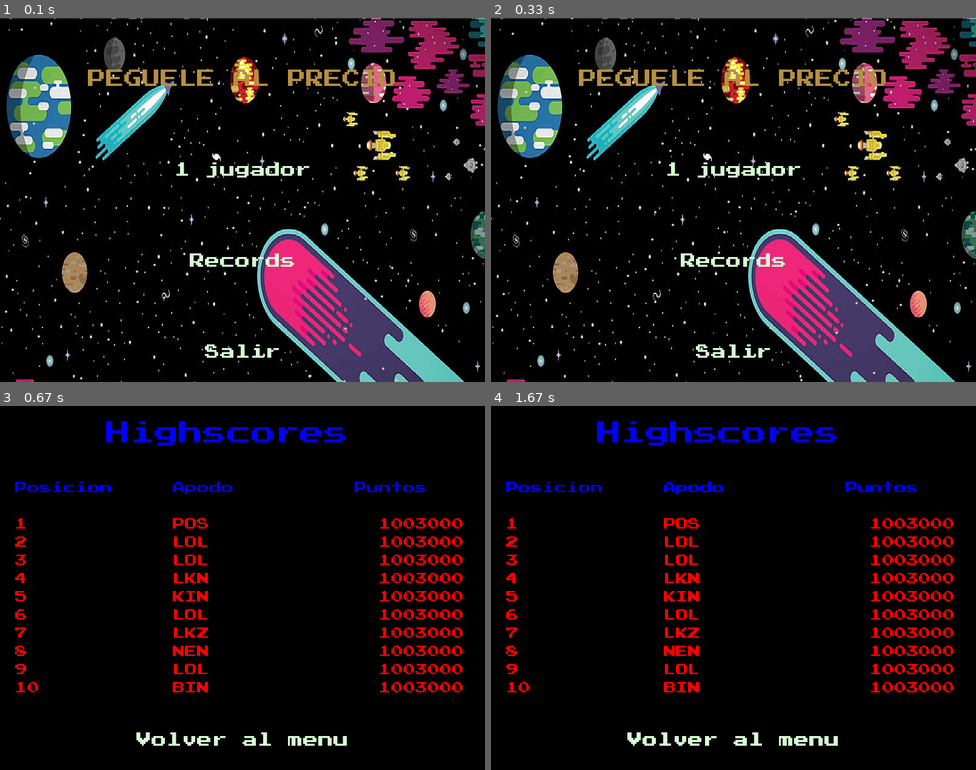
Above: before the commit, frames 1-4 (two rows, left to right).
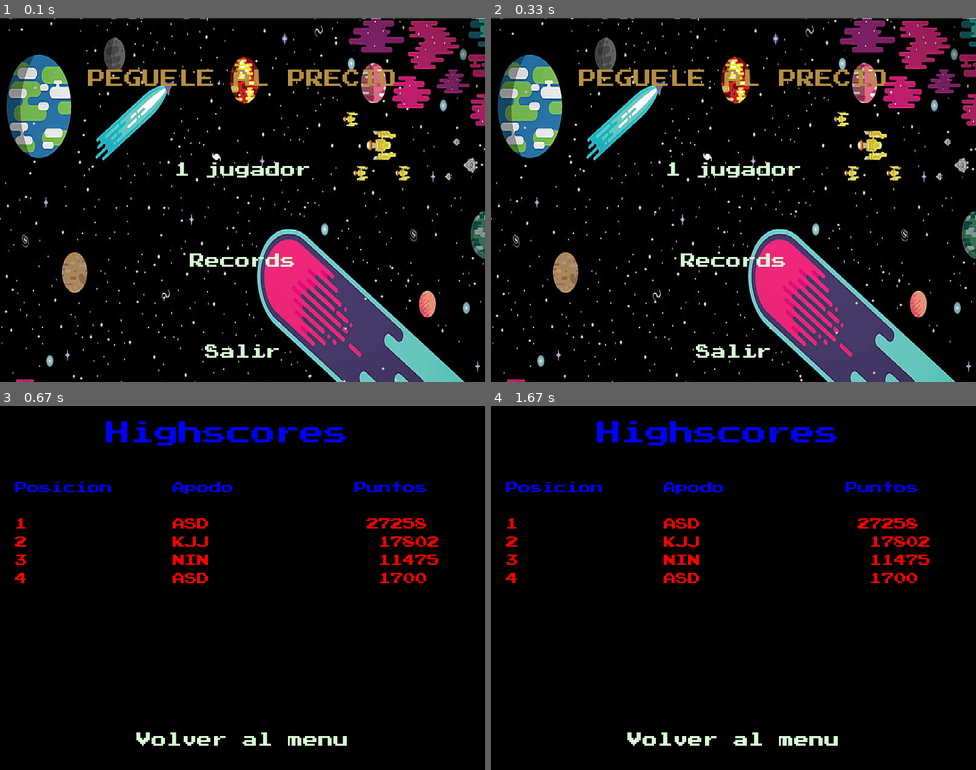
Above: after the commit, the same moments.

Repository: Pungsis/pygame-Cabrera-Porsia
Game: pygame game, started from principal.py
Same seed, same stepped clock (60 frames per second), same inputs: the game is played once before the commit and once after it.
Inputs:
- Up to frame 1 (0.1 s): no input
- Up to frame 2 (0.33 s): no input
- Up to frame 3 (0.67 s): click "Records" at 0.38 s
- Up to frame 4 (1.67 s): tap Enter at 0.67 s; hold W 1-1.47 s; hold A from 1.5 s (still down)

Frames 1-2 are identical in both runs. In frame 3, 3.6% of the frame differs, in the area x 3-96%, y 30-79%; in frame 4, 3.6%.

Commit message:
Version 2.01

Diff:
--- a/configuracion.py
+++ b/configuracion.py
@@ -1,3 +1,5 @@
+import pygame, os
+
 MINIMO = 40
 TAMANNO_LETRA = 30
 TAMANNO_LETRA_GRANDE = 80
@@ -15,3 +17,19 @@
 ESPACIO = 50
 IMAGEN_PRODUCTO_WIDTH = 50
 IMAGEN_PRODUCTO_HEIGHT = 50
+
+DISPARO_IMPACTO = pygame.USEREVENT + 2
+IMAGEN_PRODUCTO_WIDTH = 50
+IMAGEN_PRODUCTO_HEIGHT = 50
+
+VELOCIDAD_NAVE = 5
+VELOCIDAD_DISPARO = 5
+MAXIMOS_DISPAROS = 3
+
+BACKGROUND = pygame.image.load(os.path.join("assets", "background.png"))
+BACKGROUND_MENU = pygame.image.load(os.path.join("assets", "background2.jpg"))
+BACKGROUND_MENU_TRANSFORMADA = pygame.transform.scale(BACKGROUND_MENU, (800, 800))
+NAVE_ESPACIAL_IMAGEN = pygame.image.load(os.path.join("assets", "spaceship_red.png"))
+NAVE_ESPACIAL_WIDTH = 100
+NAVE_ESPACIAL_HEIGHT = 95
+NAVE_ESPACIAL = pygame.transform.rotate(pygame.transform.scale(NAVE_ESPACIAL_IMAGEN, (NAVE_ESPACIAL_WIDTH, NAVE_ESPACIAL_HEIGHT)), 90)
--- a/datosRecords.txt
+++ b/datosRecords.txt
@@ -1,70 +1,4 @@
-1938,WOS
-9282,PAS
-9232,PDS
-9282,PER
-9713,PER
-2000,BAN
-2000,POA
-112716,POR
-202532,POR
-11360,PNZ
-7212,SDZ
-2055,ASD
-39456,PER
-16565,PER
-4783,POR
-27106,KKJ
-8386,PNP
-4904,POR
-0,JES
-0,KSD
-2439,JSD
-14591,POR
-35224,IER
-4783,POS
-1000,ASD
-1232,ASD
-1232,ASD
-1232,ASD
-1232,ASD
-1232,ASD
-1232,ASD
-1232,ASD
-1232,ASD
-1232,ASD
-100000,JIK
-9714,HIL
-9714,ASD
-9714,ASD
-30000,ASD
-30000,ASD
-30000,ASD
-30000,PER
-30000,ASD
-30000,ASD
-30000,ASD
-30000,GON
-30020,GON
-30020,ASD
-2,ION
-30928,ASD
-30928,POR
-30928,POR
-2,SDA
-3603,LOL
-34718,PON
-1003000,POS
-1003000,LOL
-1003000,LOL
-1003000,LKN
-1003000,KIN
-1003000,LOL
-1003000,LKZ
-1003000,NEN
-1003000,LOL
-37077,WOS
-1003000,BIN
-20331,EPN
-19900,POR
-18194,SSZ
-2870,ASD
+17802,KJJ
+11475,NIN
+1700,ASD
+27258,ASD
--- a/extras.py
+++ b/extras.py
@@ -2,7 +2,6 @@
 import pygame, os
 from pygame.locals import *
 from configuracion import *
-
 
 
 
@@ -65,3 +64,64 @@
     screen.blit(ren3, (10, 10))
     screen.blit(ren4, (300, 10))
     screen.blit(ren5, (600, 40))
+
+def pintarRecords(screen, font, font2, apodo):
+    apodo = apodo.split(" ")[0:-1]
+    apodo = "".join(apodo)
+    print(apodo)
+    screen.fill((0, 0, 0))
+    texto =  font.render("Highscores", True, (0, 0, 255))
+    screen.blit(texto, [175, 25])
+    texto =  font2.render("Posicion     Apodo          Puntos", True, (0, 0, 255))
+    screen.blit(texto, [25, 125])
+    archivo_records = open("./records.txt")
+    y = 30
+    for linea in archivo_records:
+            linea = linea[0:-1]
+            if linea.find(apodo) >= 0:
+                texto = font2.render(linea, True, (255, 200, 23))
+                y+= 30
+                screen.blit(texto, [25, 125 + y])
+            else:
+                texto = font2.render(linea, True, (255, 0, 0))
+                y+= 30
+                screen.blit(texto, [25, 125 + y])
+
+    archivo_records.close()
+
+def dibujar_rect_productos():
+    lista_rect = []
+    y2 = 75
+    for i in range(0,7):
+        rect = pygame.Rect(600, y2, IMAGEN_PRODUCTO_WIDTH,IMAGEN_PRODUCTO_HEIGHT)
+        lista_rect.append(rect)
+        y2 += 75
+    return lista_rect
+
+
+def dibujar_disparos(screen, disparos):
+    for disparo in disparos:
+        pygame.draw.rect(screen, (255,0,0), disparo)
+
+def get_font(size):
+    return pygame.font.Font("assets/font.ttf", size)
+
+def dibujar_nave(screen, rect):
+    screen.blit(NAVE_ESPACIAL, (rect.x, rect.y))
+
+def manejar_movimiento_nave(tecla_presionada , rectangulo):
+    if tecla_presionada[pygame.K_w] and rectangulo.y - VELOCIDAD_NAVE >= 100 and rectangulo.y - VELOCIDAD_NAVE <= 550: # Arriba
+        rectangulo.y -= VELOCIDAD_NAVE
+
+    if tecla_presionada[pygame.K_s] and rectangulo.y - VELOCIDAD_NAVE >= 0 and rectangulo.y - VELOCIDAD_NAVE <= 500: # Abajo
+        rectangulo.y += VELOCIDAD_NAVE
+
+
+def manejar_disparos(lista_disparos, rectangulo):
+    for disparo in lista_disparos:
+        disparo.x += VELOCIDAD_DISPARO
+        if rectangulo.colliderect(disparo):
+            pygame.event.post(pygame.event.Event(DISPARO_IMPACTO, rect=rectangulo.y))
+            lista_disparos.remove(disparo)
+        if disparo.x > ANCHO:
+            lista_disparos.remove(disparo)
--- a/funcionesVACIAS.py
+++ b/funcionesVACIAS.py
@@ -18,8 +18,8 @@
     archivo.close()
     return lista
 
-
-# def lectura2():
+# Funcion de prueba
+# def lectura():
 #     return [["Arroz", 1001, 1037],
 #             ["Yerba mate", 4546, 4904],
 #             ["Televisor Smart", 2055, 2439],
@@ -36,10 +36,8 @@
 #             ["Microondas", 4254, 4624]]
 
 
-#De la lista de productos elige uno al azar y devuelve una lista de 3 elementos, el primero el nombre del producto, el segundo si es economico
-#o premium y el tercero el precio.
+
 def buscar_producto(lista_productos):
-    # producto = ["Silla de oficina", "(premium)", 4391]
     producto_azar = lista_productos[random.randint(0, len(lista_productos) - 1)]
     index = random.randint(1,2)
     precio = producto_azar[index]
@@ -50,7 +48,6 @@
 
 
 
-#Elige el producto. Debe tener al menos dos productos con un valor similar
 def dameProducto(lista_productos, margen):
     busqueda = []
     while len(busqueda) < 2:
@@ -67,19 +64,14 @@
 #Devuelve True si existe el precio recibido como parametro aparece al menos 2 veces. Debe considerar el Margen.
 def esUnPrecioValido(precio, lista_productos, margen):
     busqueda = list(filter(lambda x: abs(precio - x[2]) < margen or precio == x[1], lista_productos))
-    return len(busqueda) >= 3
+    return len(busqueda) >= 2
 
 
-# Busca el precio del producto_principal y el precio del producto_candidato, si son iguales o dentro
-# del margen, entonces es valido y suma a la canasta el valor del producto. No suma si eligió directamente
-#el producto
-def procesar(producto_principal, producto_candidato, margen):
-    precio_principal = producto_principal[2]
-    precio_candidato = producto_candidato[2]
-    if precio_principal == precio_candidato or abs(precio_principal - precio_candidato) < margen:
-        return producto_principal[2]
-    else:
-        return 0
+
+def procesar(producto_elegido):
+    precio_elegido = producto_elegido[2]
+    return precio_elegido
+
 
 
 
--- a/principal.py
+++ b/principal.py
@@ -17,56 +17,8 @@
 # Preparar la ventana
 screen = pygame.display.set_mode((ANCHO, ALTO))
 pygame.display.set_caption("Peguele al precio")
-BACKGROUND = pygame.image.load(os.path.join("assets", "background.png")).convert()
-BACKGROUND_MENU = pygame.image.load(os.path.join("assets", "background2.jpg")).convert()
-BACKGROUND_MENU_TRANSFORMADA = pygame.transform.scale(BACKGROUND_MENU, (800, 800))
-NAVE_ESPACIAL_IMAGEN = pygame.image.load(os.path.join("assets", "spaceship_red.png"))
-NAVE_ESPACIAL_WIDTH = 100
-NAVE_ESPACIAL_HEIGHT = 95
-NAVE_ESPACIAL = pygame.transform.rotate(pygame.transform.scale(NAVE_ESPACIAL_IMAGEN, (NAVE_ESPACIAL_WIDTH, NAVE_ESPACIAL_HEIGHT)), 90)
-VELOCIDAD_NAVE = 5
-VELOCIDAD_DISPARO = 5
-MAXIMOS_DISPAROS = 3
+
 disparos = []
-DISPARO_IMPACTO = pygame.USEREVENT + 2
-IMAGEN_PRODUCTO_WIDTH = 50
-IMAGEN_PRODUCTO_HEIGHT = 50
-
-def dibujar_nave(rect):
-    screen.blit(NAVE_ESPACIAL, (rect.x, rect.y))
-
-def manejar_movimiento_nave(tecla_presionada , rectangulo):
-    if tecla_presionada[pygame.K_w] and rectangulo.y - VELOCIDAD_NAVE >= 100 and rectangulo.y - VELOCIDAD_NAVE <= 550: # Arriba
-        rectangulo.y -= VELOCIDAD_NAVE
-
-    if tecla_presionada[pygame.K_s] and rectangulo.y - VELOCIDAD_NAVE >= 0 and rectangulo.y - VELOCIDAD_NAVE <= 500: # Abajo
-        rectangulo.y += VELOCIDAD_NAVE
-
-
-def manejar_disparos(lista_disparos, rectangulo):
-    for disparo in lista_disparos:
-        disparo.x += VELOCIDAD_DISPARO
-        if rectangulo.colliderect(disparo):
-            pygame.event.post(pygame.event.Event(DISPARO_IMPACTO, rect=rectangulo.y))
-            lista_disparos.remove(disparo)
-        if disparo.x > ANCHO:
-            lista_disparos.remove(disparo)
-
-def dibujar_rect_productos():
-    lista_rect = []
-    y2 = 75
-    for i in range(0,7):
-        rect = pygame.Rect(600, y2, IMAGEN_PRODUCTO_WIDTH,IMAGEN_PRODUCTO_HEIGHT)
-        lista_rect.append(rect)
-        y2 += 75
-    return lista_rect
-
-def dibujar_disparos(disparos):
-    for disparo in disparos:
-        pygame.draw.rect(screen, (255,0,0), disparo)
-
-def get_font(size):
-    return pygame.font.Font("assets/font.ttf", size)
 
 def main():
     rect = pygame.Rect(100, 300, NAVE_ESPACIAL_WIDTH,NAVE_ESPACIAL_HEIGHT)
@@ -76,9 +28,7 @@
     for i in lista_rectangulos_prod:
         diccionario[contador] = [i.x, i.y]
         contador += 1
-    print(diccionario)
     gameClock = pygame.time.Clock()
-    totaltime = 0
     nivel = 1
     segundos = TIEMPO_MAX # Tiempo max va aca
     corriendo = True
@@ -86,11 +36,9 @@
     producto_candidato = ""
     lista_productos = lectura()
     producto = buscar_producto(lista_productos)
-    print(producto)
     productos_en_pantalla = dameProductosAleatorios(producto, lista_productos, MARGEN)
     producto_elegido_programa = dameProducto(productos_en_pantalla[1:], MARGEN)
     index = index_producto_elegido(productos_en_pantalla, producto_elegido_programa)
-    print(productos_en_pantalla)
     dibujar(screen, productos_en_pantalla, producto,
             producto_candidato, puntos, segundos, nivel)
     time_delay = 1000
@@ -100,8 +48,6 @@
 
     while corriendo:
         gameClock.tick(40)
-        totaltime += gameClock.get_time()
-
         for e in pygame.event.get():
 
             if e.type == QUIT:
@@ -113,22 +59,6 @@
                     juego_terminado(puntos)
                     corriendo = False
             if e.type == KEYDOWN:
-                # Hay un error si pones una letra por ejemplo y clickeas
-                # aunque no aparezca en  pantalla!
-                # letra = dameLetraApretada(e.key)
-                # producto_candidato += letra  # va concatenando las letras que escribe
-                # if e.key == K_BACKSPACE:
-                #     producto_candidato = producto_candidato[0:len(producto_candidato)-1]
-                # if e.key == K_RETURN:  # presionó enter
-                #     nivel += 1
-
-                #     if indice < len(productos_en_pantalla):
-                #         puntos += procesar(producto, productos_en_pantalla[indice], MARGEN)
-                #         producto_candidato = ""
-                #         producto = dameProducto(lista_productos, MARGEN)
-                #         productos_en_pantalla = dameProductosAleatorios(producto, lista_productos, MARGEN)
-                #     else:
-                #         producto_candidato = ""
                 if e.key == pygame.K_RCTRL and len(disparos) < MAXIMOS_DISPAROS:
                     bullet = pygame.Rect(rect.x + rect.width, rect.y + rect.height // 2 - 2, 10, 5)
                     disparos.append(bullet)
@@ -136,11 +66,12 @@
                 nivel += 1
                 if e.rect == diccionario[index][1]:
                     print("PRODUCTO ELEGIDO GOLPEADO!!!")
-                    puntos += procesar(producto, productos_en_pantalla[index], MARGEN)
+                    puntos += procesar(productos_en_pantalla[index])
 
                 producto = dameProducto(lista_productos, MARGEN)
                 productos_en_pantalla = dameProductosAleatorios(producto, lista_productos, MARGEN)
                 producto_elegido_programa = dameProducto(productos_en_pantalla[1:], MARGEN)
+                print(producto_elegido_programa)
                 index = index_producto_elegido(productos_en_pantalla, producto_elegido_programa)
         for i in lista_rectangulos_prod:
             manejar_disparos(disparos,i)
@@ -149,14 +80,12 @@
 
         screen.fill(COLOR_FONDO)
         screen.blit(BACKGROUND, (0, 0))
-        dibujar_nave(rect)
-        dibujar_disparos(disparos)
+        dibujar_nave(screen, rect)
+        dibujar_disparos(screen, disparos)
         dibujar(screen, productos_en_pantalla, producto,
             producto_candidato, puntos, segundos, nivel)
 
         pygame.display.update()
-
-
 
 def menu():
     corriendo = True
@@ -262,7 +191,6 @@
         fpsClock.tick(30)
         pygame.display.update()
 
-
 def juego_terminado(puntos):
     fpsClock = pygame.time.Clock()
     pygame.display.flip()
@@ -307,19 +235,12 @@
                 if event.key == K_BACKSPACE:
                     apodo = apodo[0:len(apodo) - 2]
 
-            # if event.type == pygame.KEYDOWN:
-            #     if event.key == K_RETURN:
-            #         print("hello world")
-            #     if event.key == K_BACKSPACE:
-            #         apodo = apodo[0:len(apodo) - 2]
-            #         print("h")
             if event.type == QUIT:
                 pygame.quit()
                 sys.exit()
         screen.blit(texto, (ANCHO / 2.5, 400))
         fpsClock.tick(30)
         pygame.display.update()
-
 
 def records(apodo):
     fpsClock = pygame.time.Clock()
@@ -328,7 +249,7 @@
     font2 = pygame.font.Font("assets/font.ttf", 20)
     corriendo = True
     while corriendo:
-        pintarDeNuevo(font, font2, apodo)
+        pintarRecords(screen, font, font2, apodo)
         MENU_MOUSE_POSICION = pygame.mouse.get_pos()
         MENU_TEXT = get_font(30).render("", True, "#b68f40")
         MENU_RECT = MENU_TEXT.get_rect(center=(400, 100))
@@ -351,29 +272,6 @@
             pygame.display.flip()
 
 
-def pintarDeNuevo(font, font2, apodo):
-    apodo = apodo.split(" ")[0:-1]
-    apodo = "".join(apodo)
-    print(apodo)
-    screen.fill((0, 0, 0))
-    texto =  font.render("Highscores", True, (0, 0, 255))
-    screen.blit(texto, [175, 25])
-    texto =  font2.render("Posicion     Apodo          Puntos", True, (0, 0, 255))
-    screen.blit(texto, [25, 125])
-    archivo_records = open("./records.txt")
-    y = 30
-    for linea in archivo_records:
-            linea = linea[0:-1]
-            if linea.find(apodo) >= 0:
-                texto = font2.render(linea, True, (255, 200, 23))
-                y+= 30
-                screen.blit(texto, [25, 125 + y])
-            else:
-                texto = font2.render(linea, True, (255, 0, 0))
-                y+= 30
-                screen.blit(texto, [25, 125 + y])
-
-    archivo_records.close()
 
 
 # Programa Principal ejecuta Main
--- a/records.txt
+++ b/records.txt
@@ -1,10 +1,4 @@
-1            POS              1003000
-2            LOL              1003000
-3            LOL              1003000
-4            LKN              1003000
-5            KIN              1003000
-6            LOL              1003000
-7            LKZ              1003000
-8            NEN              1003000
-9            LOL              1003000
-10           BIN              1003000
+1            ASD             27258
+2            KJJ              17802
+3            NIN              11475
+4            ASD              1700
